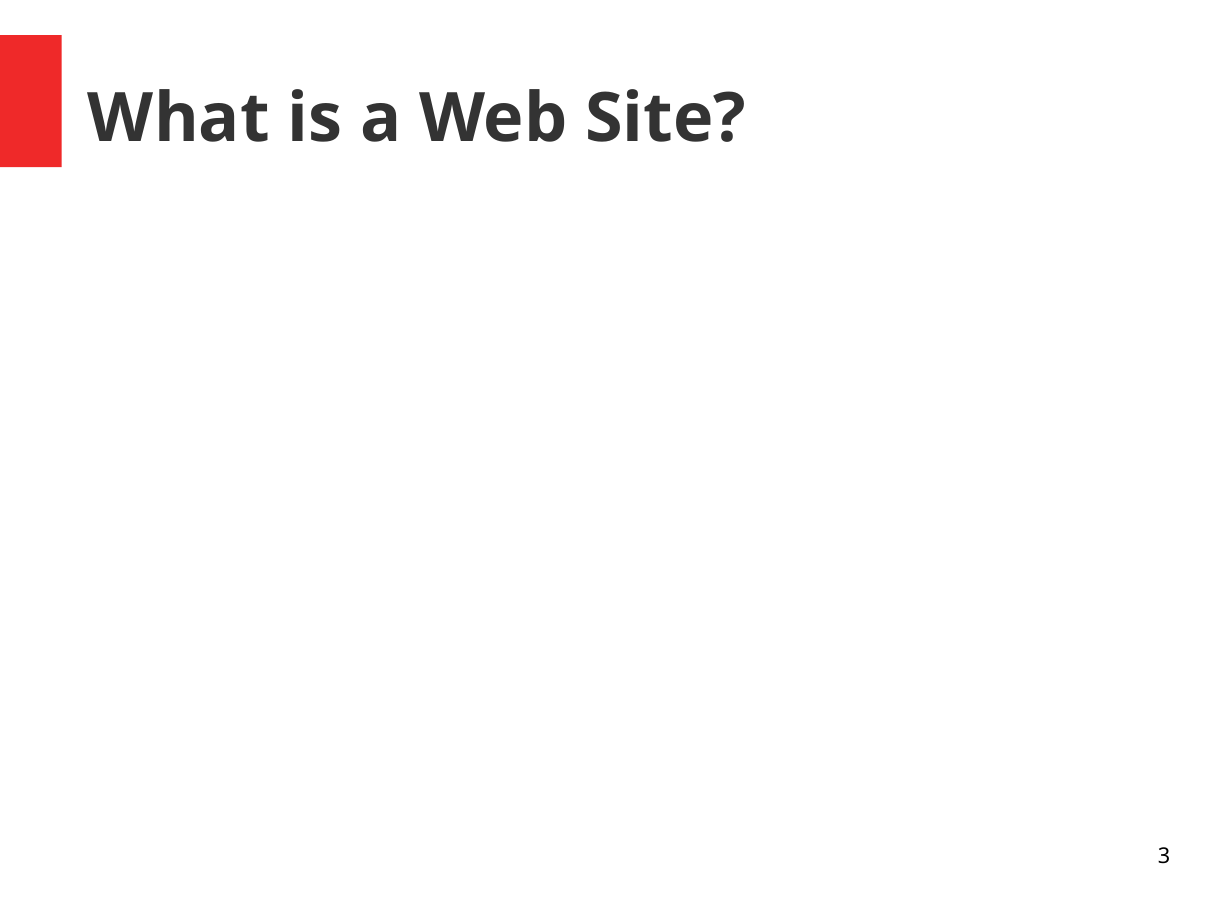
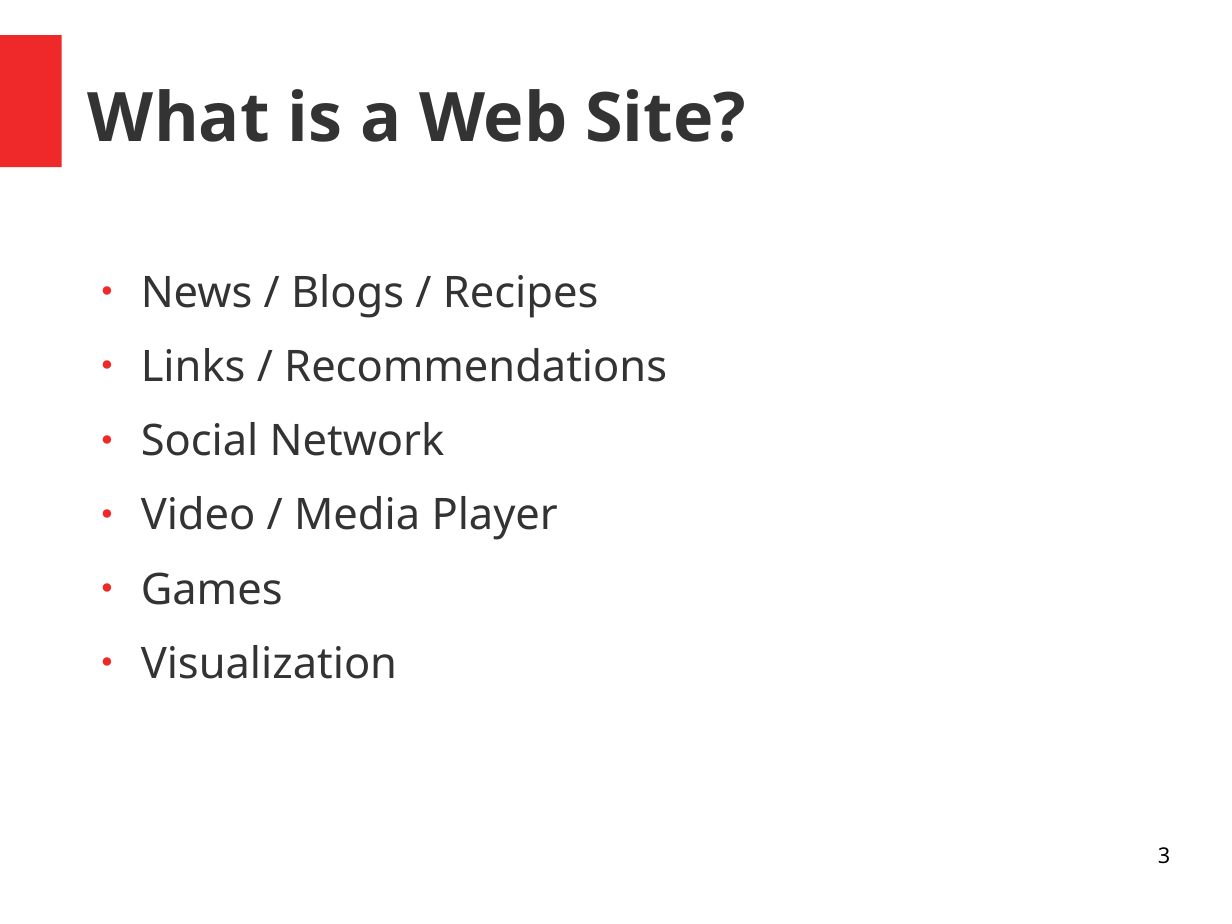
Before and after one commit to RyanKadri/rk0.xyz, a slide deck: slide 3 of lessons/lesson1/presentation/Presentation.odp. Drawn at 1232x924 pixels with LibreOffice and Linux fonts; fonts in the diff are those of the drawing. Boxes give left, top, right and bottom in pixels: in the first picture for what was removed or moved away, otherwise in the second. Text is boxed around its words. In the diff, an @@ line names an element or a change of style, - is before the commit and + after.

```diff
--- a/lessons/lesson1/presentation/Presentation.odp
+++ b/lessons/lesson1/presentation/Presentation.odp
@@ text added at <box>141,274,667,679</box>, 28 pt, text #333333 @@
+● News / Blogs / Recipes
+● Links / Recommendations
+● Social Network
+● Video / Media Player
+● Games
+● Visualization
```
Also in this commit, not shown: 1 other slide changed, 7 slides added, 9 other files.
